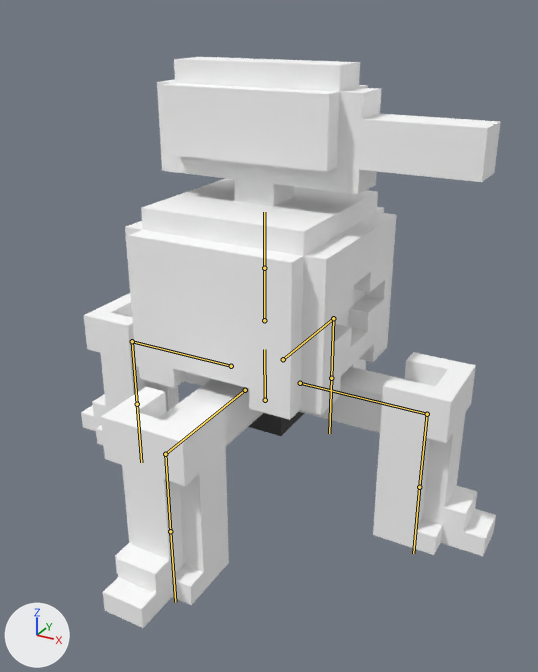
A saved change to the FBX model 3DGame_Project/3DGame/Assets/Enemy01.fbx.
Before and after are seen from a camera (50 mm lens) standing at (1.66, -2.97, 2.3) and looking at (0.07, -0.08, 0.86). The axes (+X, +Y, +Z) are drawn at lower left. The lights are the same throughout. The bones that bend it are drawn over the model as lines.

Objects in the first picture: 'Body'.
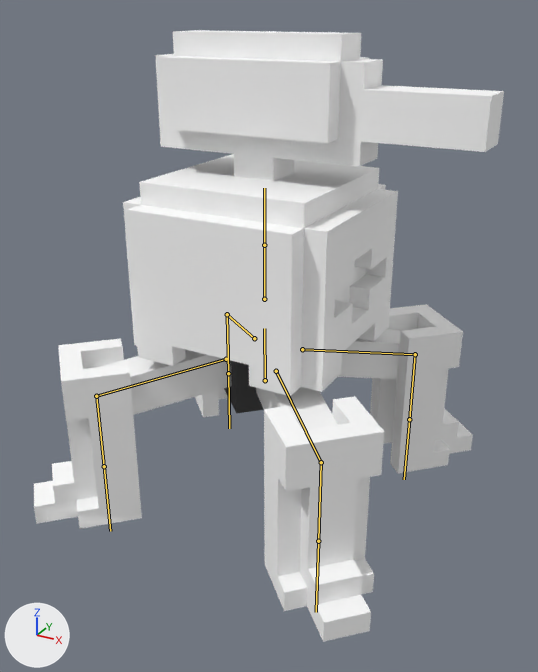
The newer file adds an action. The first version stands in its rest pose; the second is drawn at frame 1 of the action 'Bone|Enemy_Idle'.

What differs and where, as boxes [x1, y1, x2, y2] in the pictures (538 x 672 px):
'Body', posed (12% wider, 7% taller)
    before: [81, 57, 500, 628]
    after: [34, 30, 504, 642]
bone 'Waist', root to tip
    before: (265, 400) to (264, 349)
    after: (265, 380) to (264, 328)
bone 'Body', root to tip
    before: (264, 320) to (264, 268)
    after: (264, 299) to (264, 245)
bone 'Leg_FL01', root to tip
    before: (283, 359) to (333, 318)
    after: (302, 349) to (415, 354)
bone 'Leg_FL02', root to tip
    before: (333, 318) to (331, 378)
    after: (415, 354) to (409, 419)
bone 'Leg_BR01', root to tip
    before: (245, 390) to (165, 454)
    after: (226, 359) to (96, 396)
bone 'Leg_BR02', root to tip
    before: (165, 454) to (170, 531)
    after: (96, 396) to (104, 466)
bone 'Leg_BL01', root to tip
    before: (231, 366) to (132, 341)
    after: (254, 338) to (227, 314)
bone 'Leg_BL02', root to tip
    before: (132, 341) to (137, 404)
    after: (227, 314) to (228, 373)
bone 'Leg_FR01', root to tip
    before: (300, 383) to (427, 414)
    after: (276, 371) to (321, 462)
bone 'Leg_FR02', root to tip
    before: (427, 414) to (419, 487)
    after: (321, 462) to (318, 541)

Edits to the bpy script that builds the scene:
```text
Change bone_waist:
    where bone_waist = bpy.data.objects['Bone'].pose.bones['Waist']
    bone_waist.location: (0.0, 0.0, 0.0) -> (0.0, 0.113, 0.0)
    bone_waist.rotation_quaternion: (1.0, 0.0, 0.0, 0.0) -> (0.924, 0.0, -0.383, 0.0)  # degrees (0, 0, 0) -> degrees (0, -45, 0)
Change bone_body:
    where bone_body = bpy.data.objects['Bone'].pose.bones['Body']  # child of 'Waist'
    bone_body.rotation_quaternion: (1.0, 0.0, 0.0, 0.0) -> (0.924, 0.0, 0.383, 0.0)  # degrees (0, 0, 0) -> degrees (0, 45, 0)
Change bone_leg_fl01:
    where bone_leg_fl01 = bpy.data.objects['Bone'].pose.bones['Leg_FL01']  # child of 'Waist'
    bone_leg_fl01.rotation_quaternion: (1.0, 0.0, 0.0, 0.0) -> (0.996, -0.087, 0.0, 0.0)  # degrees (0, 0, 0) -> degrees (-10, 0, 0)
Change bone_leg_fl02:
    where bone_leg_fl02 = bpy.data.objects['Bone'].pose.bones['Leg_FL02']  # child of 'Leg_FL01'
    bone_leg_fl02.rotation_quaternion: (1.0, 0.0, 0.0, 0.0) -> (0.996, 0.087, 0.0, 0.0)  # degrees (0, 0, 0) -> degrees (10, 0, 0)
Change bone_leg_br01:
    where bone_leg_br01 = bpy.data.objects['Bone'].pose.bones['Leg_BR01']  # child of 'Waist'
    bone_leg_br01.rotation_quaternion: (1.0, 0.0, 0.0, 0.0) -> (0.996, -0.087, 0.0, 0.0)  # degrees (0, 0, 0) -> degrees (-10, 0, 0)
Change bone_leg_br02:
    where bone_leg_br02 = bpy.data.objects['Bone'].pose.bones['Leg_BR02']  # child of 'Leg_BR01'
    bone_leg_br02.rotation_quaternion: (1.0, 0.0, 0.0, 0.0) -> (0.996, -0.087, 0.0, 0.0)  # degrees (0, 0, 0) -> degrees (-10, 0, 0)
Change bone_leg_bl01:
    where bone_leg_bl01 = bpy.data.objects['Bone'].pose.bones['Leg_BL01']  # child of 'Waist'
    bone_leg_bl01.rotation_quaternion: (1.0, 0.0, 0.0, 0.0) -> (0.996, -0.087, 0.0, 0.0)  # degrees (0, 0, 0) -> degrees (-10, 0, 0)
Change bone_leg_bl02:
    where bone_leg_bl02 = bpy.data.objects['Bone'].pose.bones['Leg_BL02']  # child of 'Leg_BL01'
    bone_leg_bl02.rotation_quaternion: (1.0, 0.0, 0.0, 0.0) -> (0.996, 0.0, 0.0, 0.087)  # degrees (0, 0, 0) -> degrees (0, 0, 10)
Change bone_leg_fr01:
    where bone_leg_fr01 = bpy.data.objects['Bone'].pose.bones['Leg_FR01']  # child of 'Waist'
    bone_leg_fr01.rotation_quaternion: (1.0, 0.0, 0.0, 0.0) -> (0.996, -0.087, 0.0, 0.0)  # degrees (0, 0, 0) -> degrees (-10, 0, 0)
Change bone_leg_fr02:
    where bone_leg_fr02 = bpy.data.objects['Bone'].pose.bones['Leg_FR02']  # child of 'Leg_FR01'
    bone_leg_fr02.rotation_quaternion: (1.0, 0.0, 0.0, 0.0) -> (0.996, 0.0, 0.0, -0.087)  # degrees (0, 0, 0) -> degrees (0, 0, -10)
```
